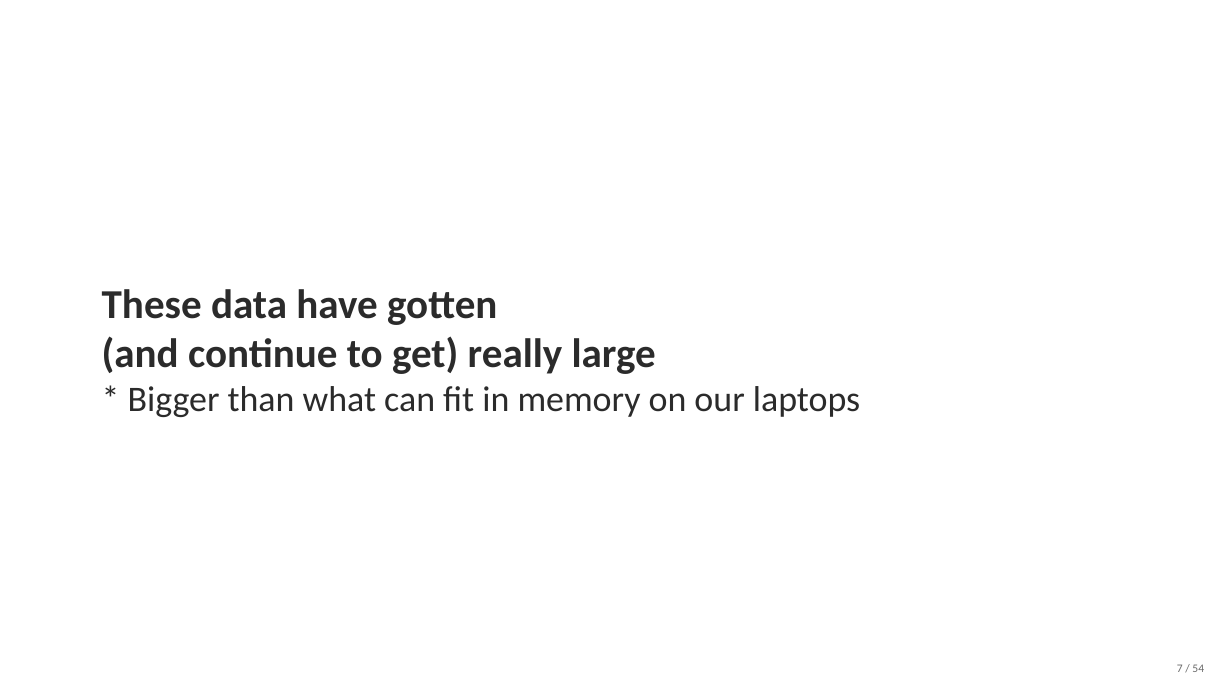
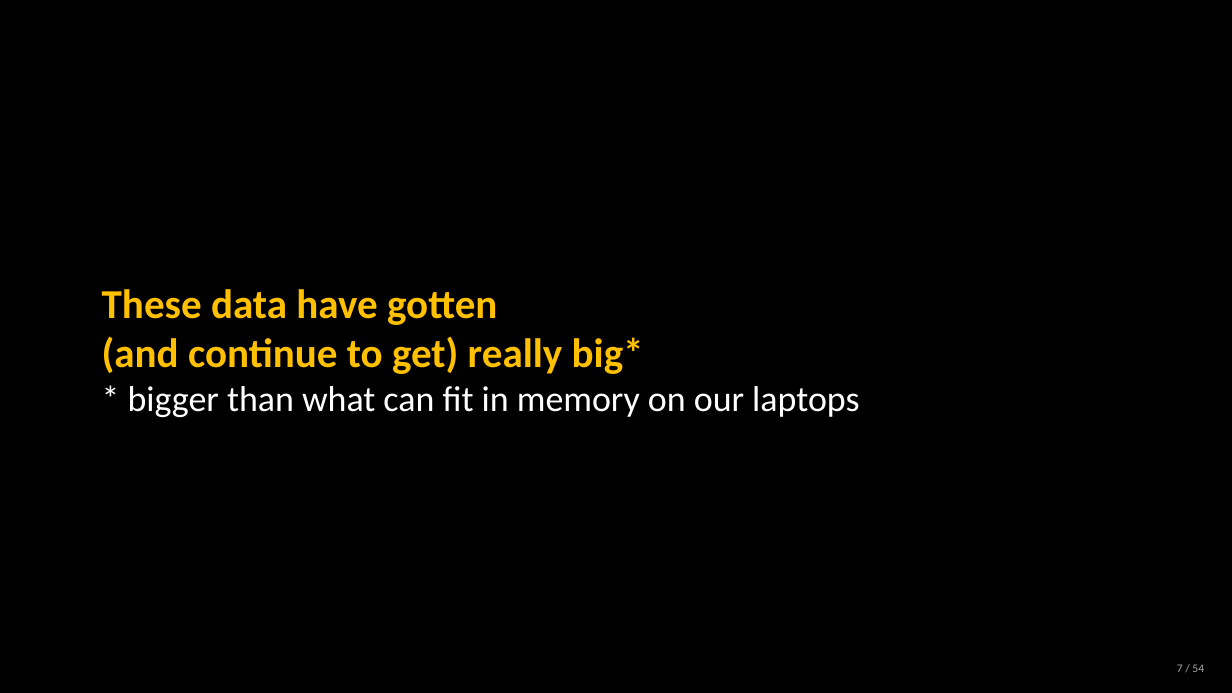
Before and after one commit to milliechapman/dsep, a slide deck: slide 22 of dsep2.pptx (slide 23 before the commit). Drawn at 1232x693 pixels with LibreOffice and Linux fonts; fonts in the diff are those of the drawing. Boxes give left, top, right and bottom in pixels: in the first picture for what was removed or moved away, otherwise in the second. Text is boxed around its words. In the diff, an @@ line names an element or a change of style, - is before the commit and + after.

```diff
--- a/dsep2.pptx
+++ b/dsep2.pptx
@@ background #FFFFFF to #000000 @@
@@ text at bbox=[102, 289, 497, 325]: text colour #2B2B2B to #FFC000 in "These data have gotten" @@
@@ text at bbox=[102, 336, 859, 417]: text changed; text colour #2B2B2B to #FFFFFF @@
-(and continue to get) really large
-* Bigger than what can fit in memory on our laptops
+(and continue to get) really big*
+* bigger than what can fit in memory on our laptops
@@ text "7 / 54" at bbox=[1177, 664, 1204, 672]: text colour #6B6B6B to #A6A6A6 @@
```
Also in this commit, not shown: 13 other slides changed, 12 slides added, 2 slides removed, 6 other files.
